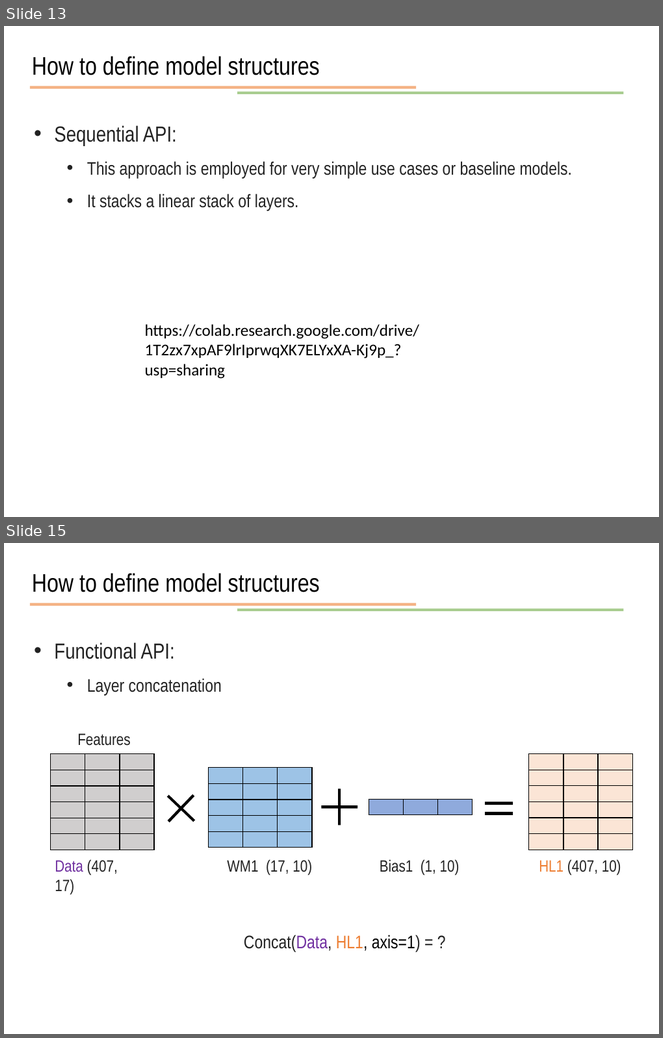
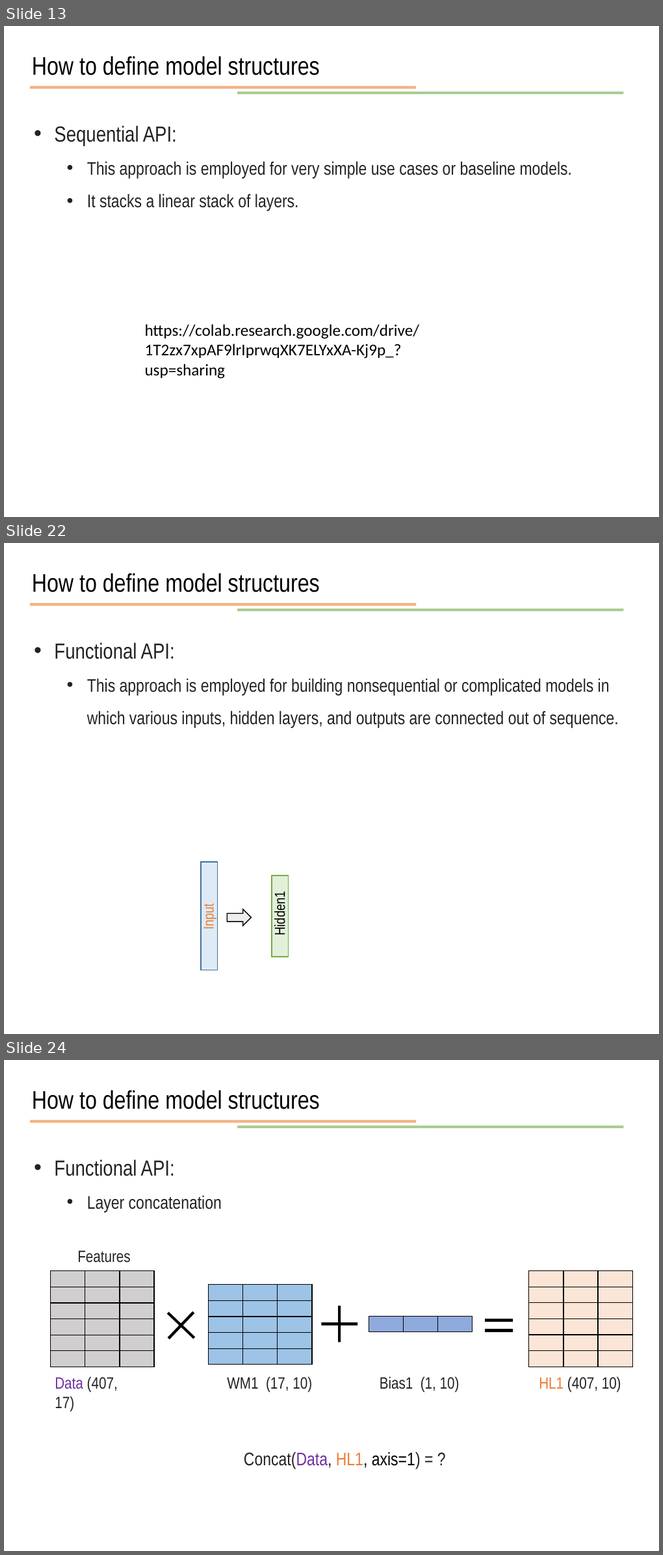
Before and after one commit to JunetaeKim/DeepLearningClass, a slide deck: Week9/week9 Introduction to tensorflow.pptx. Shown one above the other, each under a label of ours: slides 13 and 15 before the commit, slides 13, 22 and 24 after it; the slides between them are not shown. The pictures are 663x1038 and 663x1555 pixels, drawn with LibreOffice and Linux fonts; fonts in the diff are those of the drawing. Boxes give left, top, right and bottom in pixels: in the first picture for what was removed or moved away, otherwise in the second. Text is boxed around its words. In the diff, an @@ line names an element or a change of style, - is before the commit and + after.

```diff
--- a/Week9/week9 Introduction to tensorflow.pptx
+++ b/Week9/week9 Introduction to tensorflow.pptx
@@ slide 22 added at bbox=[4, 543, 659, 1034], background #FFFFFF @@
@@ text added at bbox=[32, 573, 320, 592], 28 pt, text #000000 @@
+How to define model structures
@@ line added from (30, 605) to (416, 605), #ED7D31 3 pt @@
@@ line added from (237, 610) to (624, 610), #70AD47 3 pt @@
@@ text added at bbox=[54, 642, 619, 728], 20 pt, text #222222 @@
+• Functional API:
+  • This approach is employed for building nonsequential or complicated models in which various inputs, hidden layers, and outputs are connected out of sequence.
@@ rectangle added at bbox=[201, 862, 218, 970], fill #DEEBF7, outline #43739E 1 pt @@
@@ rectangle added at bbox=[272, 876, 288, 957], fill #E2F0D9, outline #70AD47 1 pt @@
@@ text added at bbox=[200, 906, 217, 930], 16 pt, text #ED7D31 @@
+Input
@@ right arrow added at bbox=[228, 909, 252, 926], fill #EDEDED, outline #000000 1 pt @@
@@ text added at bbox=[272, 895, 288, 934], 16 pt, text #000000 @@
+Hidden1
@@ what was slide 15 is now slide 24 @@
```
Also in this commit, not shown: 3 slides changed, 10 other slides added, 2 other files.
